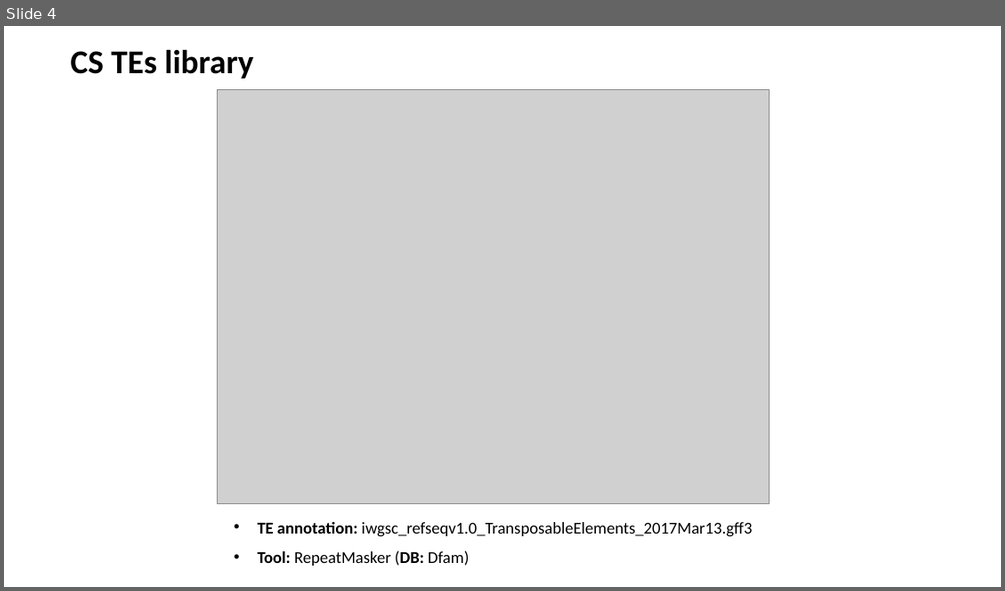
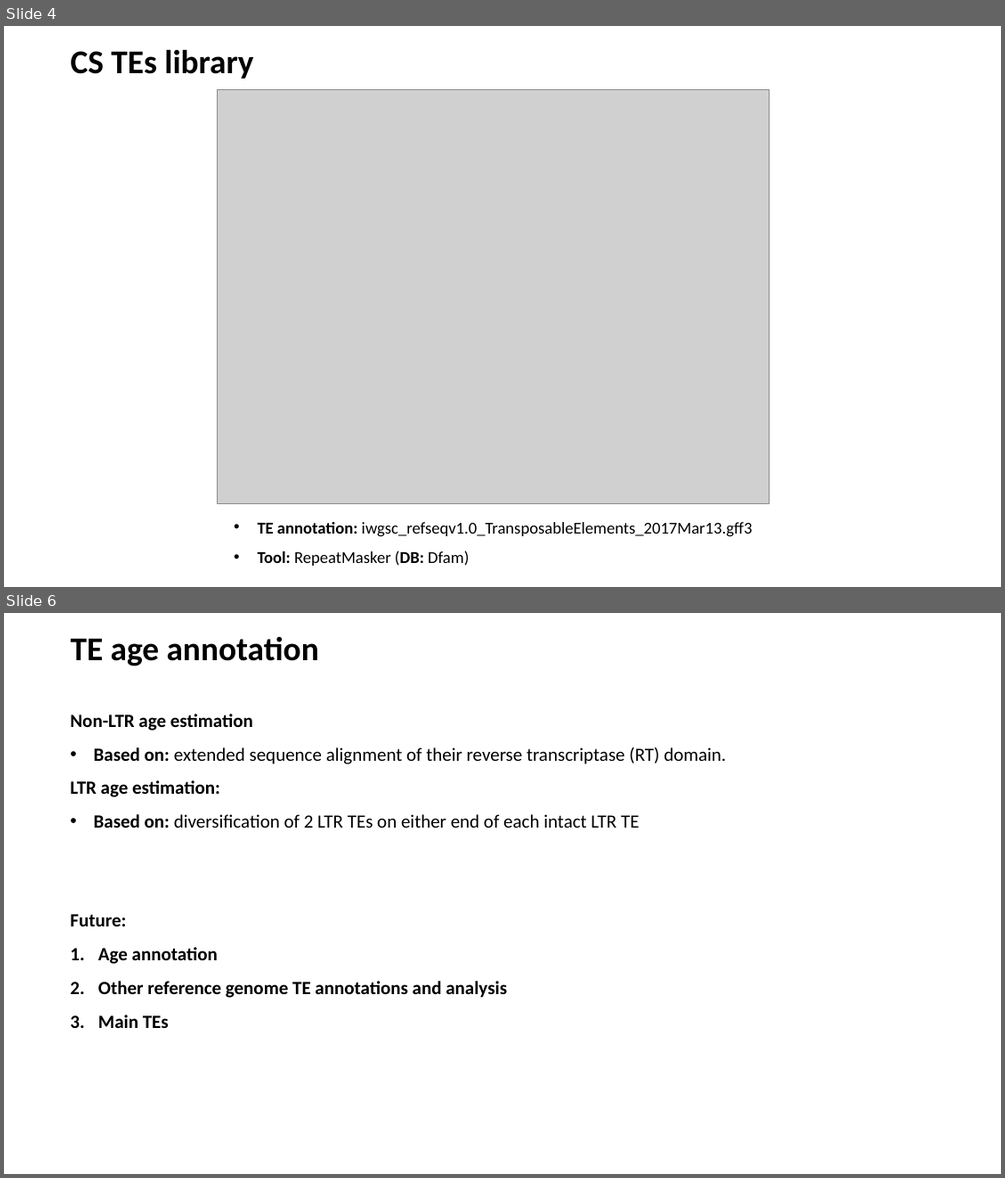
Before and after one commit to SirLearning/GeneticsNotes, a slide deck: undergraduate/Presentation.pptx. Shown one above the other, each under a label of ours: slide 4 before the commit, slides 4 and 6 after it; the slides between them are not shown. The pictures are 1005x591 and 1005x1178 pixels, drawn with LibreOffice and Linux fonts; fonts in the diff are those of the drawing; grey boxes stand for pictures. Boxes give left, top, right and bottom in pixels: in the first picture for what was removed or moved away, otherwise in the second. Text is boxed around its words. In the diff, an @@ line names an element or a change of style, - is before the commit and + after.

```diff
--- a/undergraduate/Presentation.pptx
+++ b/undergraduate/Presentation.pptx
@@ slide 6 added at <box>4,613,1001,1174</box>, background #FFFFFF @@
@@ title added at <box>71,636,319,666</box>, 32 pt, text #000000, bold @@
+TE age annotation
@@ text added at <box>70,714,726,827</box>, 18 pt, text #000000 @@
+Non-LTR age estimation
+• Based on: extended sequence alignment of their reverse transcriptase (RT) domain.
+LTR age estimation:
+• Based on: diversification of 2 LTR TEs on either end of each intact LTR TE
@@ text added at <box>70,914,507,1028</box>, 18 pt, text #000000, bold @@
+Future:
+1. Age annotation
+2. Other reference genome TE annotations and analysis
+3. Main TEs
```
Also in this commit, not shown: 1 slide changed, 1 slide removed, 1 other file.
